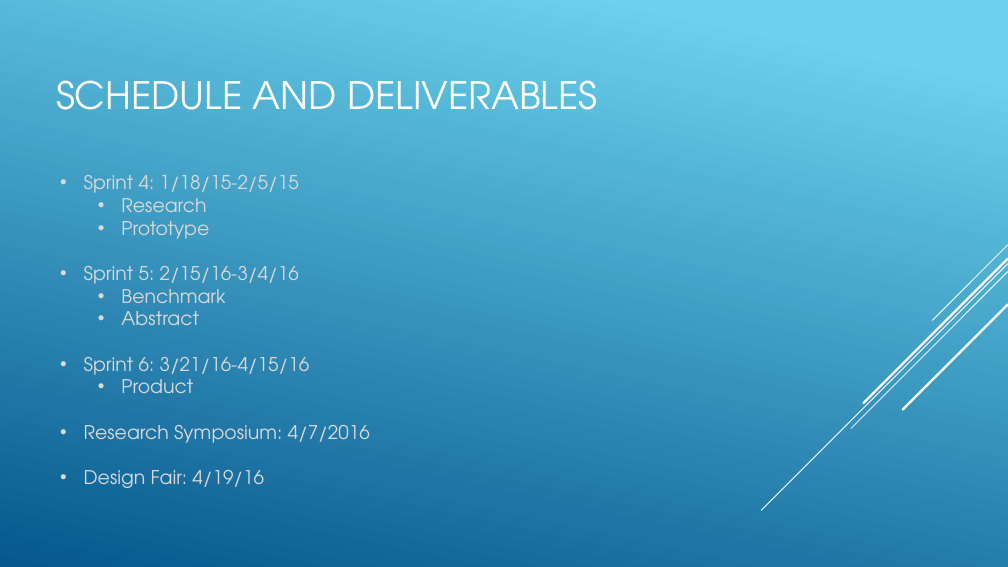
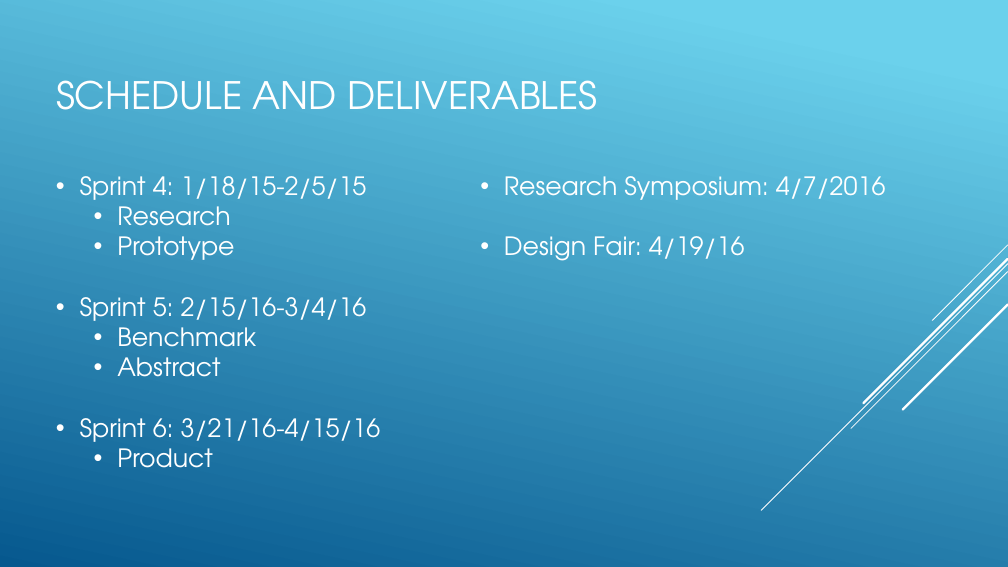
Before and after one commit to SDSMT-CSC464-F15/arm, a slide deck: slide 13 of Documents/ClientPresent2.pptx. Drawn at 1008x567 pixels with LibreOffice and Linux fonts; fonts in the diff are those of the drawing. Boxes give left, top, right and bottom in pixels: in the first picture for what was removed or moved away, otherwise in the second. Text is boxed around its words. In the diff, an @@ line names an element or a change of style, - is before the commit and + after.

```diff
--- a/Documents/ClientPresent2.pptx
+++ b/Documents/ClientPresent2.pptx
@@ text "Sprint 4: 1/18/15-2/5/15" at (80,176,886,468): size 18 to 24 pt, text colour #D9D9D9 to #FFFFFF; columns 1 to 2 @@
```
Also in this commit, not shown: 12 other slides changed, 1 slide added.
